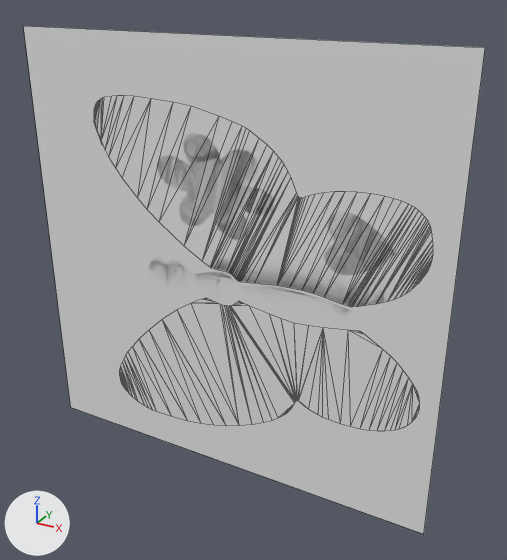
A saved change to the FBX model Assets/Minigames/Coloring/Prefabs/Butterfly/Butterfly.fbx.
One viewpoint serves both versions: a 50 mm camera at (2.97, -4.81, 2.44) aimed at (0.25, 0.13, -0.03). The axes (+X, +Y, +Z) are drawn at lower left. The lights are the same throughout. Mesh edges are drawn as thin lines on the coarser meshes. Where no turn or scale is listed for an object, it has been applied to the vertices.

The first picture shows 'Flower_2', 'Heart_1', 'Plane_1', 'Wing_2'.
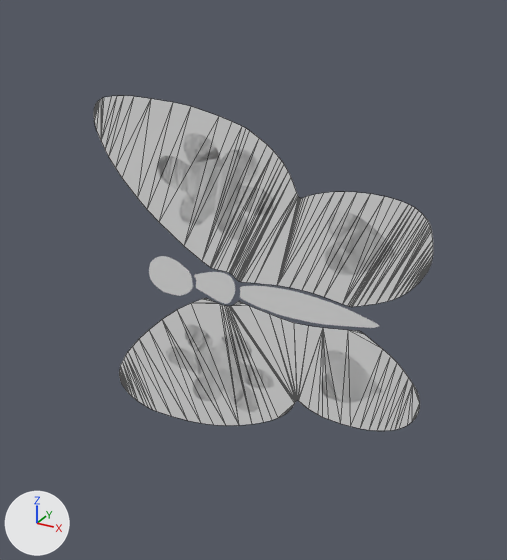
Changed parts and their boxes (x1, y1, x2, y2) in the pictures (507 x 560 px):
'Plane_1', deleted: before (24, 26, 485, 534)
'Wing_2', reshaped: before (94, 96, 433, 306); after (94, 96, 433, 307)
part 1 of me_mesh, cut back: before (94, 99, 101, 142); after (97, 99, 101, 140)
'Wing_1', unchanged, uncovered by the edit: after (119, 298, 420, 431)
'Body', unchanged, uncovered by the edit: before (242, 286, 373, 322); after (240, 286, 379, 328)
'Flower_1', unchanged, uncovered by the edit: after (166, 324, 274, 412)
'Head', unchanged, uncovered by the edit: before (149, 256, 192, 294); after (149, 256, 193, 296)

The edits, one by one:
me_mesh has 150 vertices, 148 faces and spans x -129.0..182.0, y -1.0..148.0, z 0.0.
me_mesh is used by ob_wing_2; parent ob_butterfly; location (0.0, 0.0, 0.0).
Verts and faces of me_mesh; kept vertices keep their numbers, new ones are numbered from 150.
Before the commit, vertices of me_mesh: 0 (-129.0, 123.0, 0.0) at pixel (93, 121), 1 (-122.0, 106.0, 0.0) at pixel (101, 141), 131 (-118.0, 143.0, 0.0) at pixel (101, 98), 132 (-120.0, 142.0, 0.0) at pixel (99, 99), 147 (-126.0, 114.0, 0.0) at pixel (96, 131).
Before the commit, vertices of me_mesh: 148 (-124.0, 109.0, 0.0) at pixel (99, 137), 149 (-122.0, 102.0, 0.0) at pixel (101, 145).
Part 1, on me_mesh:
Vertices deleted: 0, 148, 149 (with the faces that use them).
New faces: (1, 147, 132, 131).
Object 'Plane_1' (ob_plane_1) is deleted.
